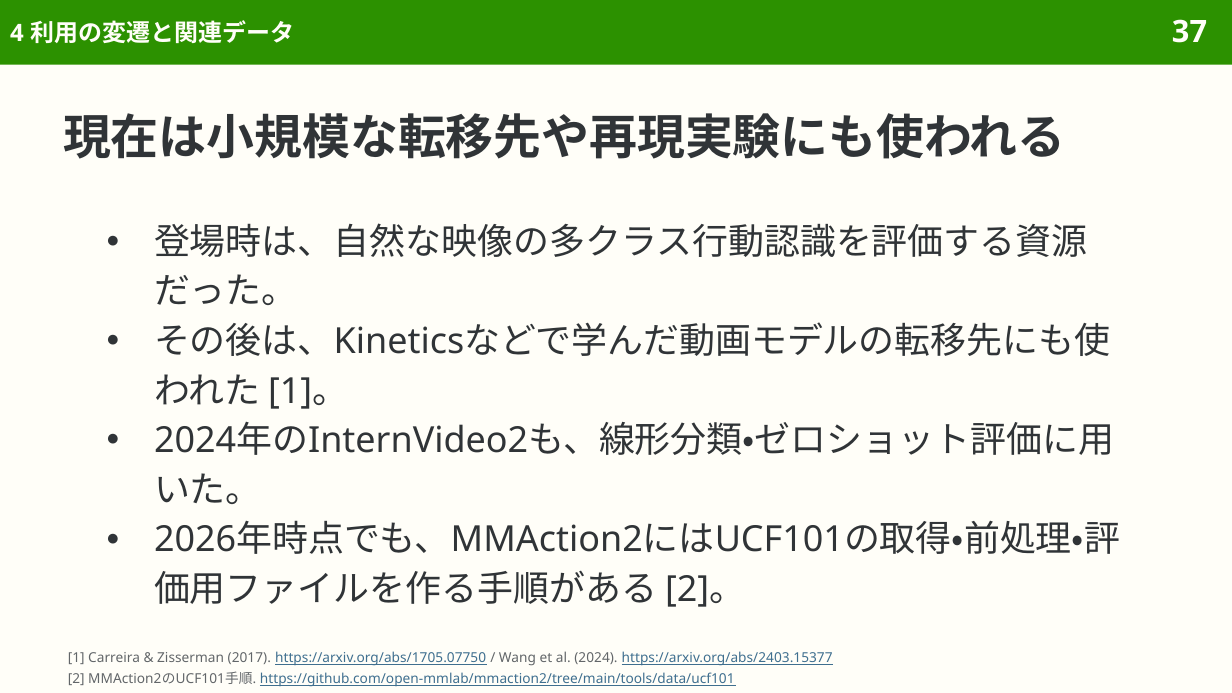
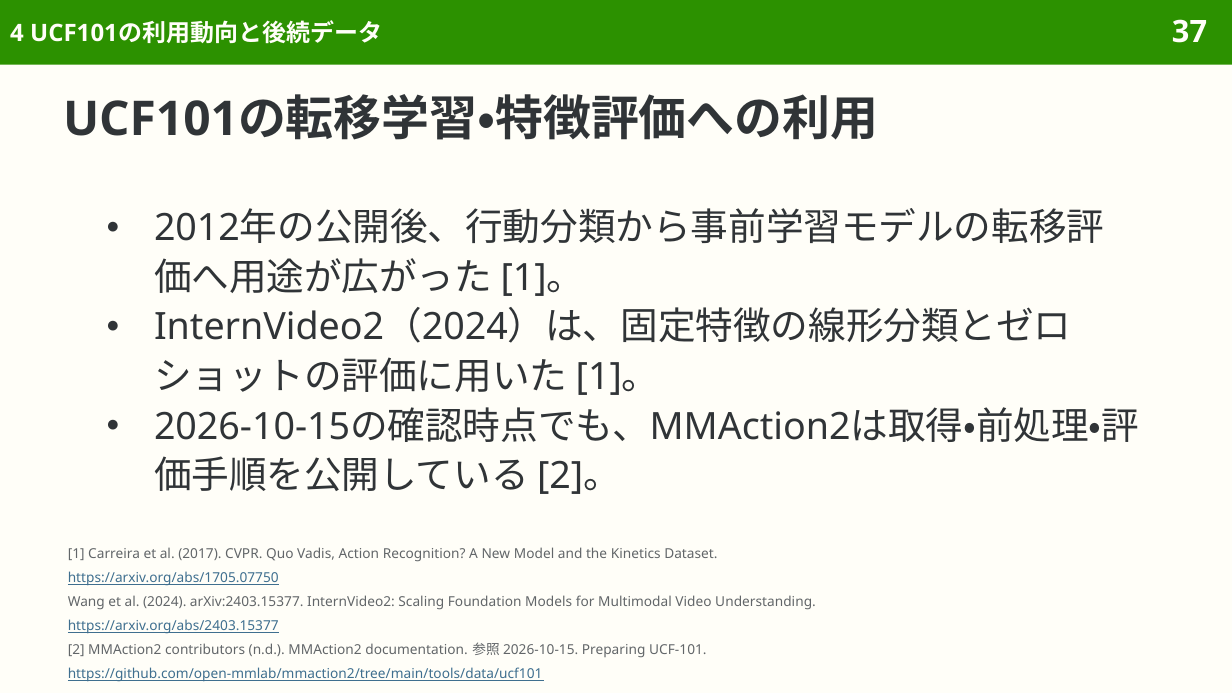
Before and after one commit to sasakiy84/datasets-in-10-minutes, a slide deck: slide 37 of slides/datasets-in-10-minutes-ucf101.pptx. Drawn at 1232x693 pixels with LibreOffice and Linux fonts; fonts in the diff are those of the drawing. Boxes give left, top, right and bottom in pixels: in the first picture for what was removed or moved away, otherwise in the second. Text is boxed around its words. In the diff, an @@ line names an element or a change of style, - is before the commit and + after.

Commit message:
Add FineWeb slides and refine dataset slide content and layout

```diff
--- a/slides/datasets-in-10-minutes-ucf101.pptx
+++ b/slides/datasets-in-10-minutes-ucf101.pptx
@@ title at bbox=[10, 20, 382, 44]: text changed @@
-4 利用の変遷と関連データ
+4 UCF101の利用動向と後続データ
@@ title at bbox=[63, 94, 878, 140]: text changed @@
-現在は小規模な転移先や再現実験にも使われる
+UCF101の転移学習・特徴評価への利用
@@ text at bbox=[154, 208, 1139, 494]: text changed; size 21 to 22 pt @@
-● 登場時は、自然な映像の多クラス行動認識を評価する資源だった。
-● その後は、Kineticsなどで学んだ動画モデルの転移先にも使われた [1]。
-● 2024年のInternVideo2も、線形分類・ゼロショット評価に用いた。
-● 2026年時点でも、MMAction2にはUCF101の取得・前処理・評価用ファイルを作る手順がある [2]。
+● 2012年の公開後、行動分類から事前学習モデルの転移評価へ用途が広がった [1]。
+● InternVideo2（2024）は、固定特徴の線形分類とゼロショットの評価に用いた [1]。
+● 2026-10-15の確認時点でも、MMAction2は取得・前処理・評価手順を公開している [2]。
@@ text added at bbox=[68, 547, 717, 562], 8 pt, text #626669 @@
+[1] Carreira et al. (2017). CVPR. Quo Vadis, Action Recognition? A New Model and the Kinetics Dataset.
@@ text added at bbox=[68, 571, 279, 586], 8 pt, text #3F6F8F, underline @@
+https://arxiv.org/abs/1705.07750
@@ text added at bbox=[68, 595, 816, 610], 8 pt, text #626669 @@
+Wang et al. (2024). arXiv:2403.15377. InternVideo2: Scaling Foundation Models for Multimodal Video Understanding.
@@ text added at bbox=[68, 619, 279, 634], 8 pt, text #3F6F8F, underline @@
+https://arxiv.org/abs/2403.15377
@@ text added at bbox=[68, 642, 706, 657], 8 pt, text #626669 @@
+[2] MMAction2 contributors (n.d.). MMAction2 documentation. 参照 2026-10-15. Preparing UCF-101.
@@ text at bbox=[68, 667, 543, 682]: text changed @@
-[1] Carreira & Zisserman (2017). https://arxiv.org/abs/1705.07750 / Wang et al. (2024). https://arxiv.org/abs/2403.15377
-[2] MMAction2のUCF101手順. https://github.com/open-mmlab/mmaction2/tree/main/tools/data/ucf101
+https://github.com/open-mmlab/mmaction2/tree/main/tools/data/ucf101
```
Also in this commit, not shown: 69 other slides changed, 2 slides added, 4 slides removed, 14 other files.
